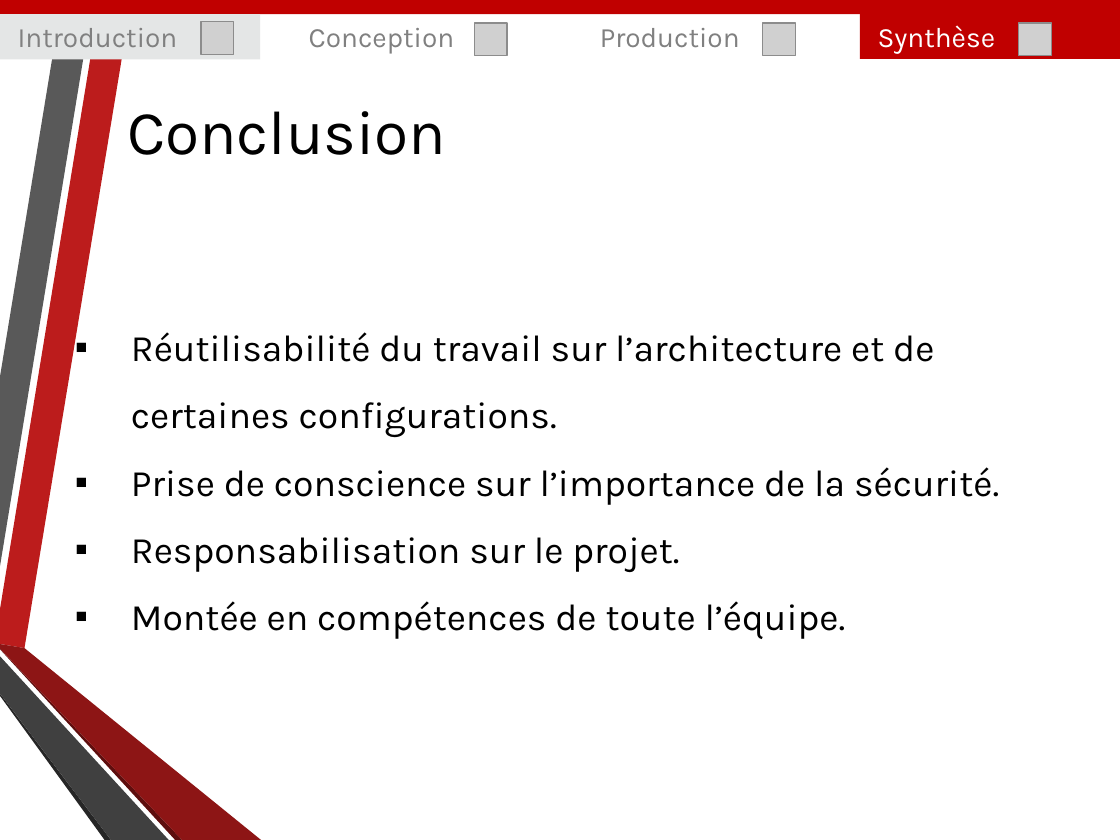
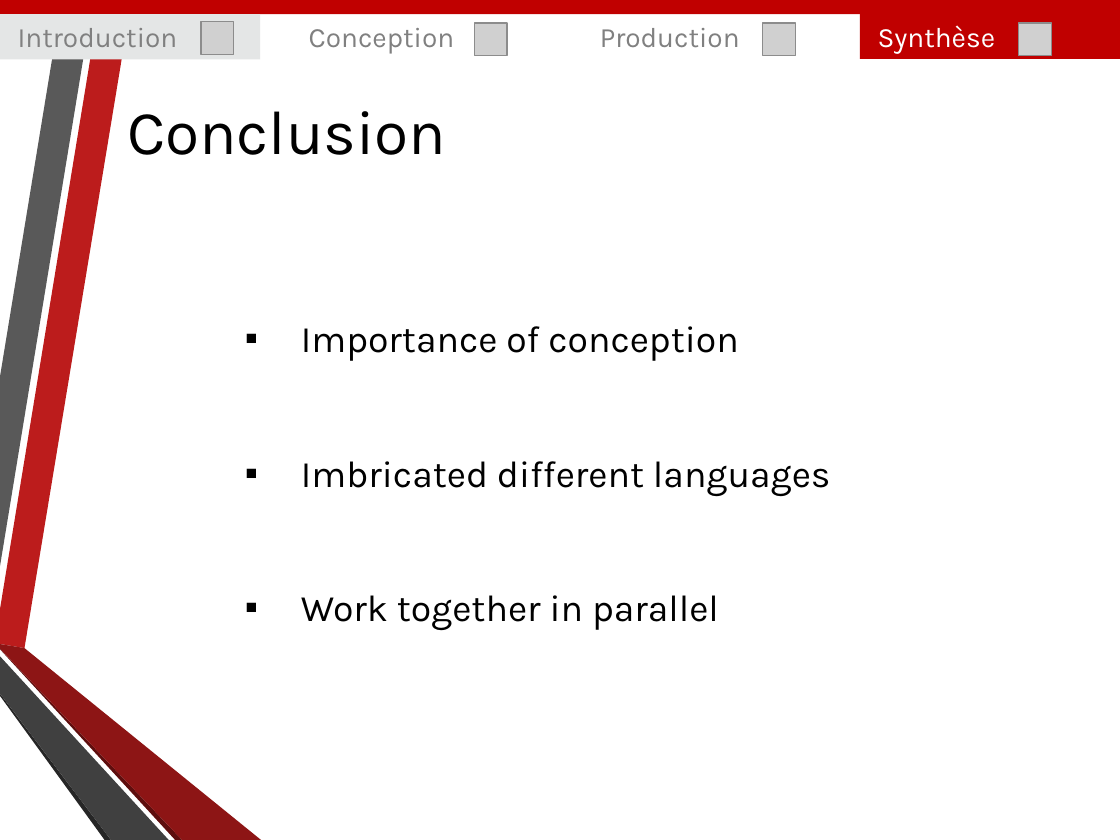
Before and after one commit to Amaknes/ProjetWeb, a slide deck: slide 17 of Livrables/Diapo_Projet_Web.pptx. Drawn at 1120x840 pixels with LibreOffice and Linux fonts; fonts in the diff are those of the drawing; grey boxes stand for pictures; background and template pictures are left out. Boxes give left, top, right and bottom in pixels: in the first picture for what was removed or moved away, otherwise in the second. Text is boxed around its words. In the diff, an @@ line names an element or a change of style, - is before the commit and + after.

```diff
--- a/Livrables/Diapo_Projet_Web.pptx
+++ b/Livrables/Diapo_Projet_Web.pptx
@@ text at [301, 326, 831, 631]: text changed @@
-▪ Réutilisabilité du travail sur l’architecture et de certaines configurations.
-▪ Prise de conscience sur l’importance de la sécurité.
-▪ Responsabilisation sur le projet.
-▪ Montée en compétences de toute l’équipe.
+▪ Importance of conception
+▪ Imbricated different languages
+▪ Work together in parallel
```
Also in this commit, not shown: 2 other slides changed.
